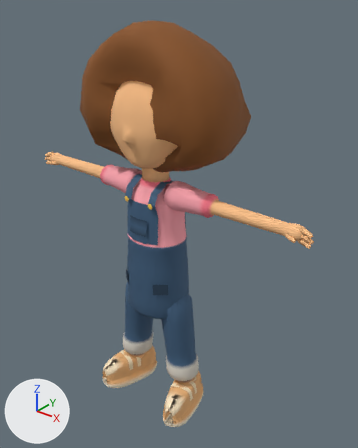
A saved change to the glTF model public/v2/models/kid_penny.glb.
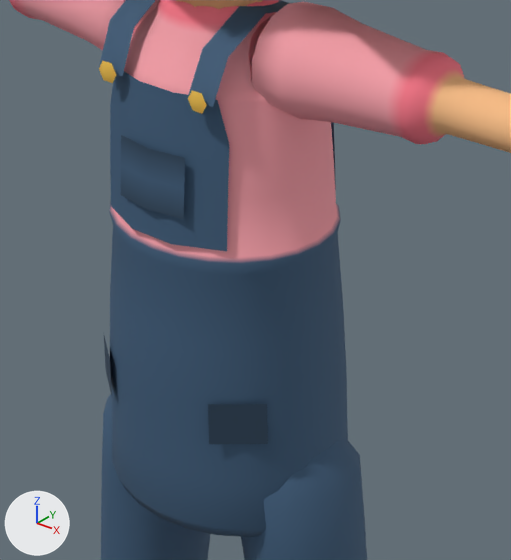
Each version is shown whole from a 50 mm lens placed at (2.92, -3.3, 4.23), pointed at (0.07, 0.27, 2.02), then close up on the part from 28% to 65% of the width and 40% to 73% of the height. Arrows for +X, +Y and +Z are at lower left; the lights stay in place. The last two pictures show the newer version. Objects named as collision shapes, trigger or cutter boxes, shadow casters or lower levels of detail are left out. Vertices at exactly the same position are counted once.

Objects in the first close-up: 'kid_penny_LOD0'.
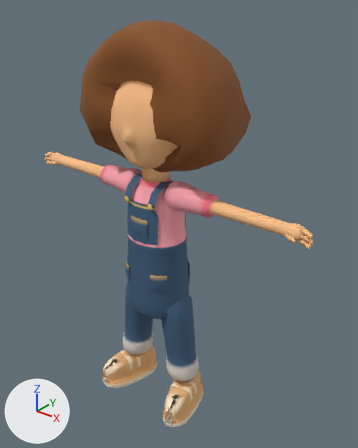
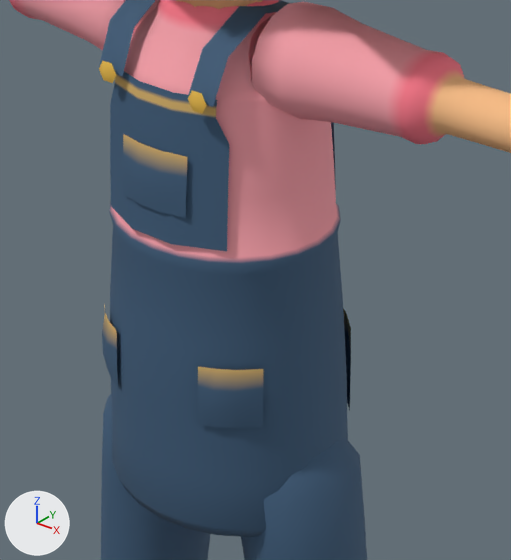
Where the change shows, as pixel boxes (x1, y1, x2, y2) in the close-ups (511 x 560 px):
part 1 of me_kid_penny_lod0_mesh, added (blue)
    after: (198, 367, 263, 428)
part 2 of me_kid_penny_lod0_mesh, added
    after: (102, 305, 118, 387)
part 3 of me_kid_penny_lod0_mesh, rebuilt
    before: (121, 135, 185, 219)
    after: (123, 134, 187, 218)
part 4 of me_kid_penny_lod0_mesh, added
    after: (343, 309, 351, 410)
part 5 of me_kid_penny_lod0_mesh, deleted
    before: (104, 336, 112, 396)
part 6 of me_kid_penny_lod0_mesh, deleted (blue)
    before: (208, 404, 268, 444)
part 7 of me_kid_penny_lod0_mesh, built on
    before: (110, 72, 229, 144)
    after: (111, 72, 229, 144)

The change, as a list of edits to the scene's bpy script:
```text
Change me_kid_penny_lod0_mesh:
    used by ob_kid_penny_lod0; location = (0.0, 0.0, 0.0)
    remove me_kid_penny_lod0_mesh.from_pydata(...)  # 3254 vertices, 6118 faces; spans x -1.62..1.62, y -0.45..0.83, z 0.01..3.96
    add me_kid_penny_lod0_mesh.from_pydata(...)  # 3349 vertices, 6244 faces; spans x -1.62..1.62, y -0.45..0.83, z 0.01..3.96
    me_kid_penny_lod0_mesh part 1: the loose piece of 16 vertices spanning x -0.19..0.19, y -0.27..-0.2, z 2.02..2.41 is copied, and the copy is multiplied about its middle by the matrix ((0.356, -0.241, 0.012), (0.241, 0.356, -0.012), (-0.003, 0.017, 0.43)), then moved by (0.21, 0.0, -0.6); it spans x 0.14..0.28, y -0.28..-0.18, z 1.53..1.7
    me_kid_penny_lod0_mesh part 2: the loose piece of 16 vertices spanning x -0.19..0.19, y 0.2..0.27, z 2.02..2.41 is copied, and the copy is multiplied about its middle by the matrix ((-0.356, -0.241, -0.012), (0.241, -0.356, -0.012), (-0.003, -0.017, 0.43)), then moved by (-0.21, -0.47, -0.6); it spans x -0.28..-0.14, y -0.28..-0.18, z 1.53..1.7
    me_kid_penny_lod0_mesh part 3: the loose piece of 9 vertices spanning x -0.1..0.1, y -0.28..-0.26, z 2.1..2.26 is rebuilt with 16 vertices and now spans x -0.1..0.1, y -0.28..-0.25, z 2.1..2.26
    me_kid_penny_lod0_mesh part 4: a new loose piece of 16 vertices spanning x 0.1..0.28, y 0.17..0.29, z 1.4..1.66, in mat_m_uniform
    me_kid_penny_lod0_mesh part 5: the loose piece of 4 vertices spanning x -0.28..-0.17, y -0.27..-0.18, z 1.48..1.6 is deleted
    me_kid_penny_lod0_mesh part 6: the loose piece of 4 vertices spanning x 0.17..0.28, y -0.27..-0.18, z 1.48..1.6 is deleted
    me_kid_penny_lod0_mesh part 7
    12 faces are deleted
    32 vertices are added at x -0.17..0.17, y -0.24..0.24, z 2.36..2.4
    60 new faces join them, mat_m_uniform
    other edits to the shape of me_kid_penny_lod0_mesh do not show in these pictures
```
